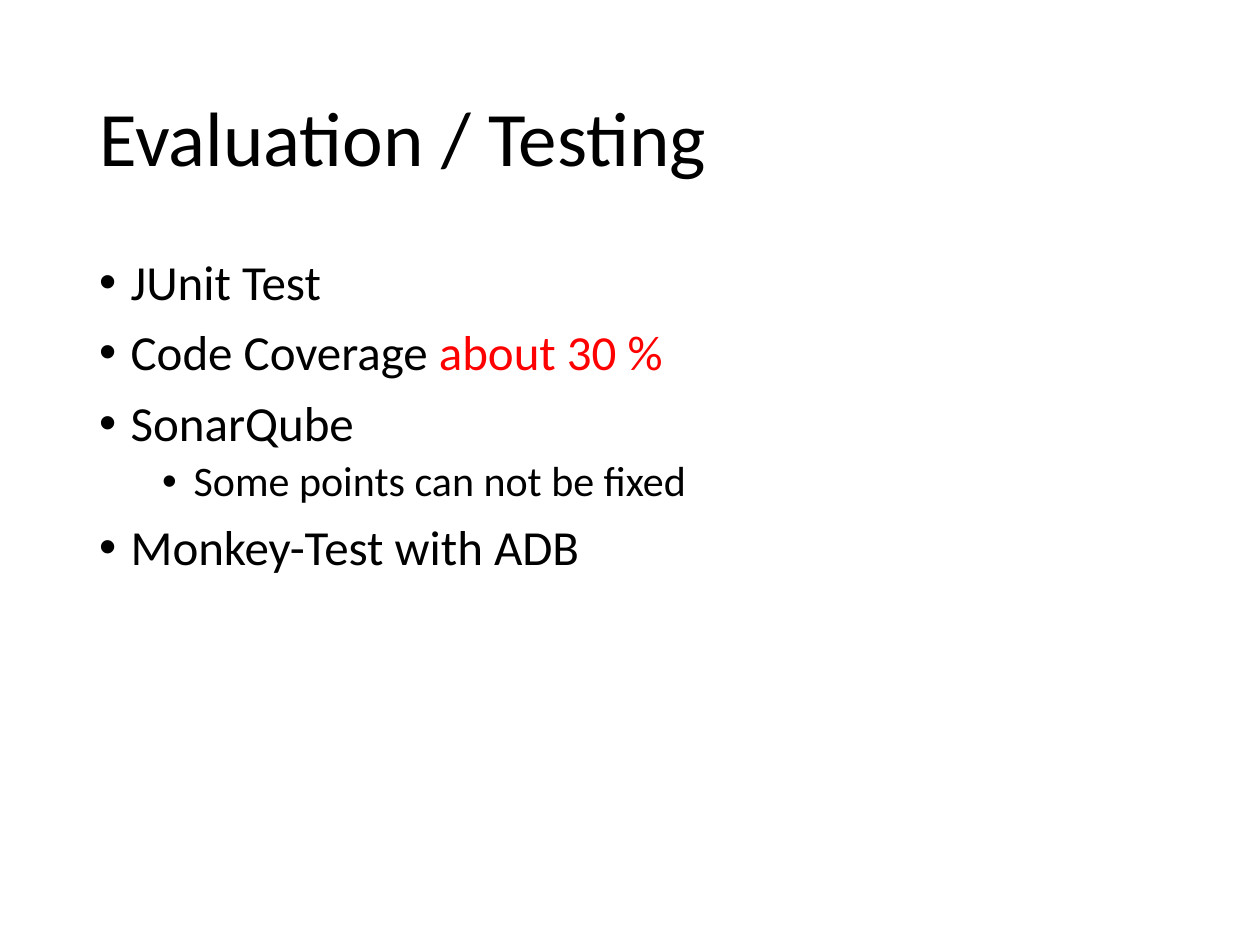
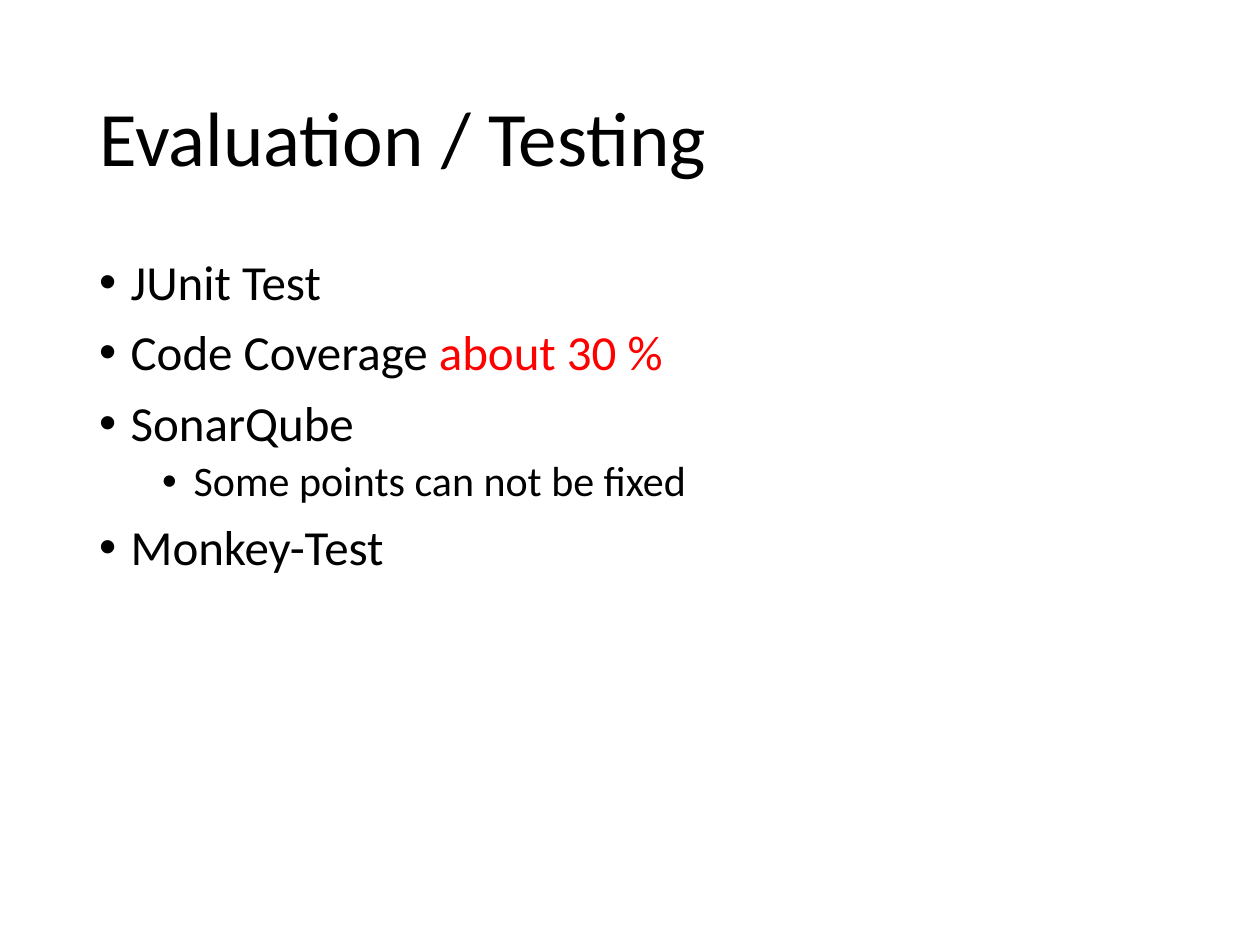
Before and after one commit to MSE-MobOP/Ski-Compass, a slide deck: slide 10 of Documents/Presentation/Presentation.pptx. Drawn at 1260x945 pixels with LibreOffice and Linux fonts; fonts in the diff are those of the drawing. Boxes give left, top, right and bottom in pixels: in the first picture for what was removed or moved away, otherwise in the second. Text is boxed around its words. In the diff, an @@ line names an element or a change of style, - is before the commit and + after.

Commit message:
Add Page for Android Monkey Test Add Page for Demo of Application

```diff
--- a/Documents/Presentation/Presentation.pptx
+++ b/Documents/Presentation/Presentation.pptx
@@ text at [131,531,384,573]: text changed @@
-• Monkey-Test with ADB
+• Monkey-Test
```
Also in this commit, not shown: 1 other slide changed, 3 slides added.
